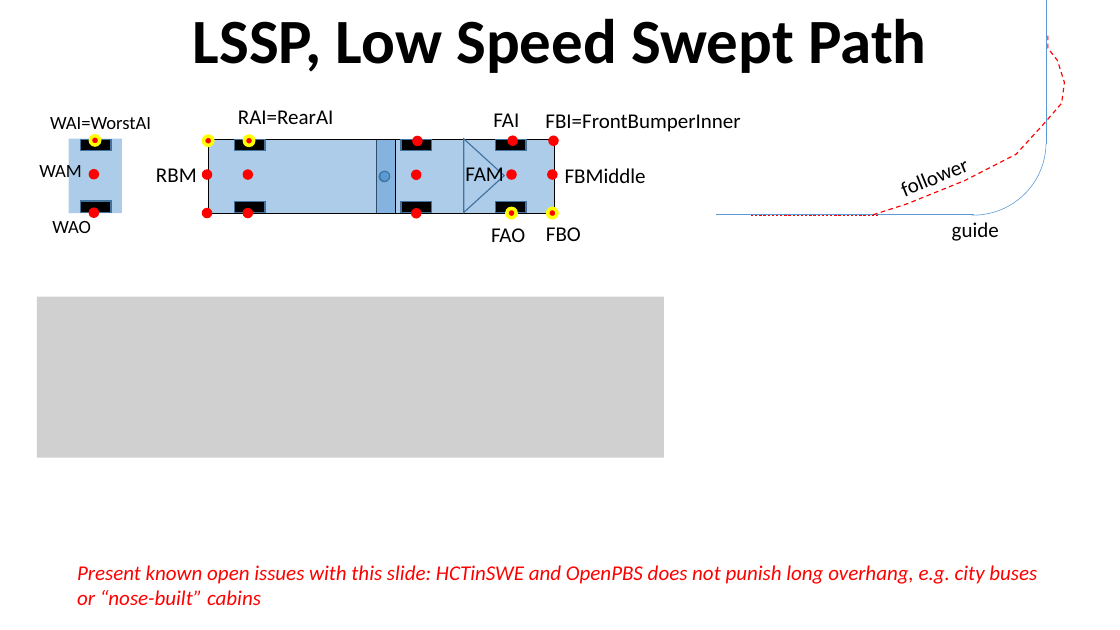
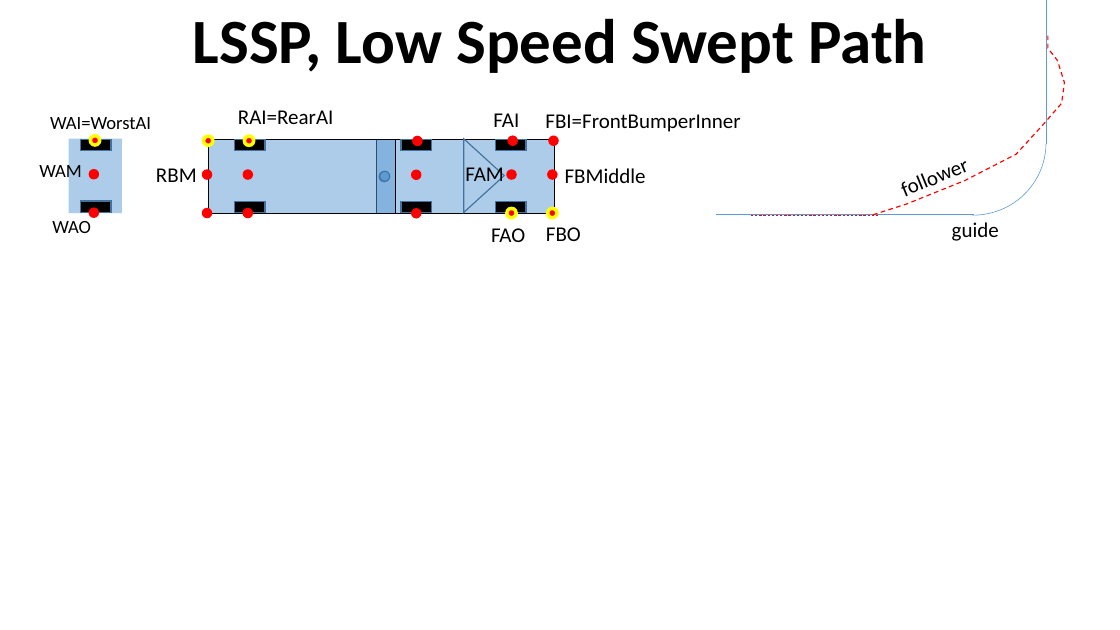
Before and after one commit to performance-based-standards/OpenPBS, a slide deck: slide 7 of OpenPBS/Resources/illustrations/DescriptionsPerPBS_ToTool.pptx. Drawn at 1120x630 pixels with LibreOffice and Linux fonts; fonts in the diff are those of the drawing; grey boxes stand for pictures. Boxes give left, top, right and bottom in pixels: in the first picture for what was removed or moved away, otherwise in the second. Text is boxed around its words. In the diff, an @@ line names an element or a change of style, - is before the commit and + after.

Commit message:
Adding LSSP illustration

```diff
--- a/OpenPBS/Resources/illustrations/DescriptionsPerPBS_ToTool.pptx
+++ b/OpenPBS/Resources/illustrations/DescriptionsPerPBS_ToTool.pptx
@@ picture removed at (37,297,664,458) @@
@@ text removed at (77,565,1037,605) @@
-Present known open issues with this slide: HCTinSWE and OpenPBS does not punish long overhang, e.g. city buses or “nose-built” cabins
```
Also in this commit, not shown: 1 other slide changed, 4 other files.
